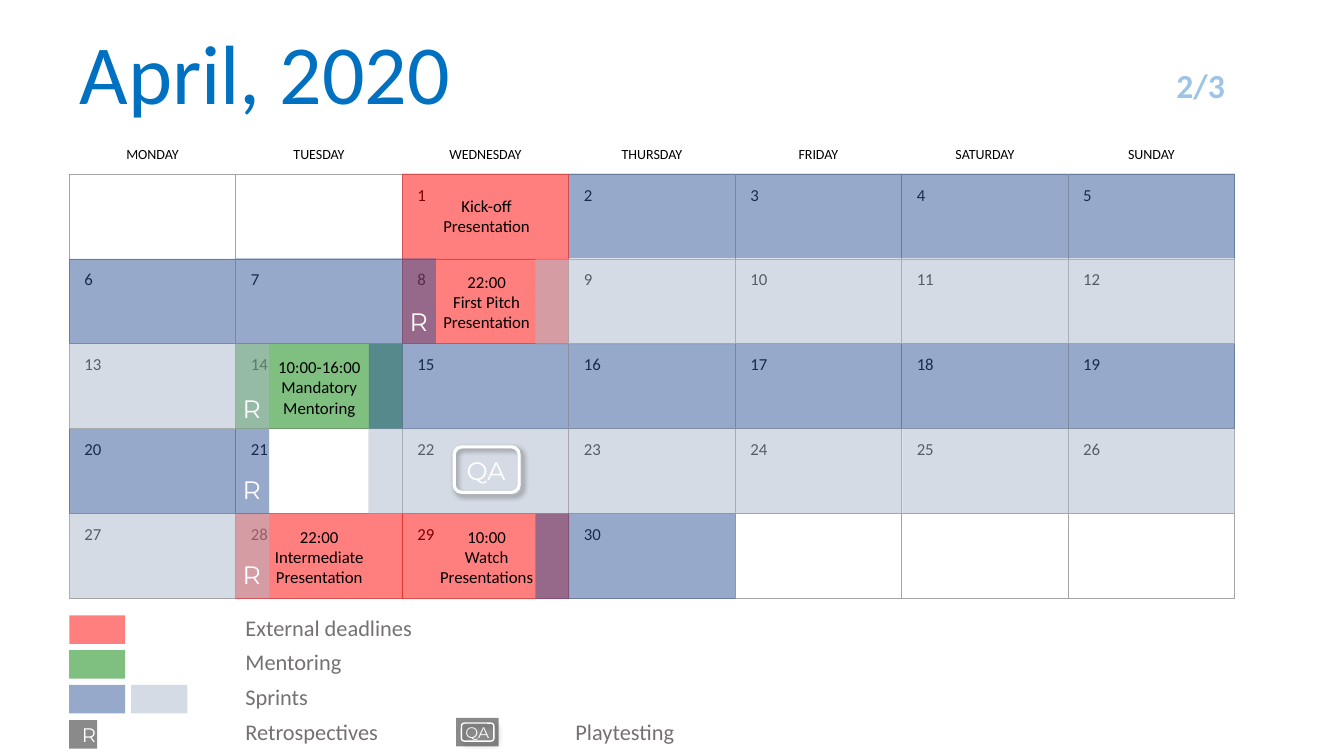
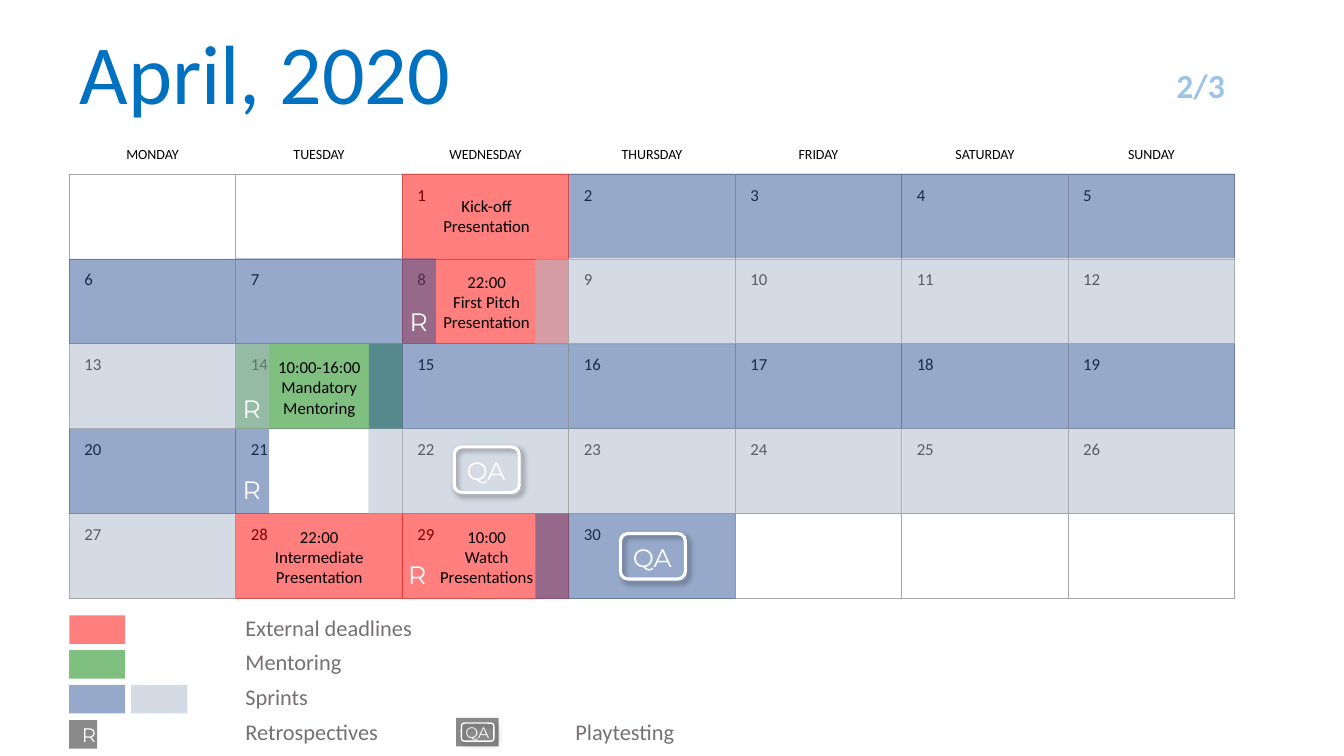
Before and after one commit to CountOneTwo/LevelWithMe, a slide deck: slide 2 of _OTHER FILES/Organization/Project Plan/Project Plan.pptx. Drawn at 1344x756 pixels with LibreOffice and Linux fonts; fonts in the diff are those of the drawing. Boxes give left, top, right and bottom in pixels: in the first picture for what was removed or moved away, otherwise in the second. Text is boxed around its words. In the diff, an @@ line names an element or a change of style, - is before the commit and + after.

```diff
--- a/_OTHER FILES/Organization/Project Plan/Project Plan.pptx
+++ b/_OTHER FILES/Organization/Project Plan/Project Plan.pptx
@@ rectangle: place and size @@
-rectangle at box(70, 514, 269, 599)
+rectangle at box(70, 514, 236, 599)
@@ rounded rectangle added at box(620, 533, 685, 579), outline #FFFFFF 2.25 pt @@
@@ text "R": place and size @@
-text "R" at box(243, 566, 261, 584)
+text "R" at box(408, 566, 426, 584)
@@ text added at box(633, 549, 672, 571), 18 pt, text #FFFFFF @@
+QA
```
Also in this commit, not shown: 1 other file.
